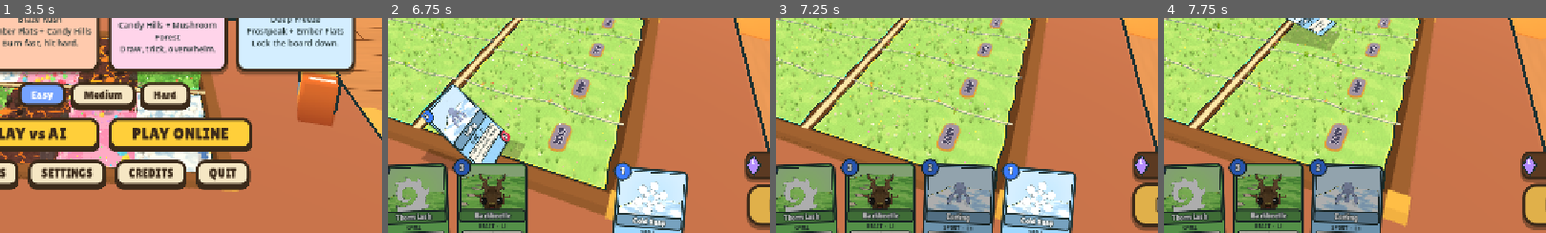
Above: before the commit, frames 1-4 (left to right).
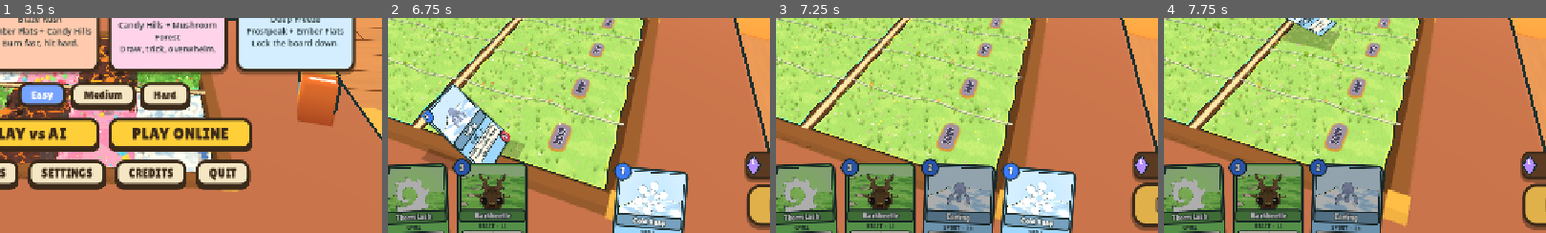
Above: after the commit, the same moments.

Repository: muriarty1893/cardwards
Game: Godot game, scene res://menus/main_menu.tscn
Same seed, same stepped clock (60 frames per second), same inputs: the game is played once before the commit and once after it.
Inputs (mouse positions are % of the whole screen's width and height, from its top left):
- Up to frame 1 (3.5 s): click "PLAY ONLINE" at 0.5 s; click (43, 61) at 1.27 s; type "12" at 1.35 s; click "Easy" at 2 s; click "Easy" at 2.75 s
- Up to frame 2 (6.75 s): click "PLAY vs AI" at 3.5 s; tap Enter at 4.25 s; drag from (29, 97) to (60, 28) at 4.27 s; drag from (40, 96) to (45, 70) at 5.02 s; move the mouse to (50, 95) at 5.77 s; hold Right 5.78-6.5 s; hold E 5.78-6.5 s; click (50, 95) at 5.92 s; drag from (60, 96) to (20, 35) at 6.52 s
- Up to frame 3 (7.25 s): no input
- Up to frame 4 (7.75 s): drag from (71, 97) to (55, 50) at 7.27 s
The pictures show only the part of the screen within x 36-86%, y 50-100%; the shares and areas given below are measured in that part.

Frame 1 is identical in both runs. In frame 2, 0.2% of the frame differs, in the area x 21-28%, y 51-66%; in frame 3, less than 0.1%; in frame 4, less than 0.1%.

Commit message:
feat: bold keywords on cards, rules notes beside enlarged cards, Combo glow, gold Star Shard rim
Co-Authored-By: Claude Opus 5.5 <noreply@anthropic.com>

Diff:
--- a/core/card_text.gd
+++ b/core/card_text.gd
@@ -35,6 +35,24 @@
 
 ## One "Name: rule" line per mechanic the card uses; empty if none.
 static func tooltip(c: CardData) -> String:
+	var lines: Array[String] = []
+	for k: StringName in mechanics(c):
+		lines.append("%s: %s" % [Keywords.NAMES[k], Keywords.RULES[k]])
+	if c.tribe != &"":
+		lines.append("%s: %s" % [Tribes.NAMES[c.tribe], Tribes.rules_text(c.tribe)])
+	return "\n".join(lines)
+
+
+## True when one of the card's effects needs Combo.
+static func has_combo(c: CardData) -> bool:
+	for e: EffectData in c.effects:
+		if e.combo:
+			return true
+	return false
+
+
+## The mechanics (Keywords.NAMES keys) the card uses, in the order its notes list them.
+static func mechanics(c: CardData) -> Array[StringName]:
 	var used: Array[StringName] = []
 	for k: StringName in Keywords.ORDER:
 		if k in c.keywords:
@@ -57,12 +75,7 @@
 			used.append(&"level_up")
 	if c.field:
 		used.push_front(&"field")
-	var lines: Array[String] = []
-	for k: StringName in used:
-		lines.append("%s: %s" % [Keywords.NAMES[k], Keywords.RULES[k]])
-	if c.tribe != &"":
-		lines.append("%s: %s" % [Tribes.NAMES[c.tribe], Tribes.rules_text(c.tribe)])
-	return "\n".join(lines)
+	return used
 
 
 static func _render(c: CardData, bold: bool) -> String:
--- a/core/rules_stamp.gd
+++ b/core/rules_stamp.gd
@@ -2,4 +2,4 @@
 extends RefCounted
 ## Generated by tools/stamp_rules.gd: md5 of the core/*.gd sources. Do not edit.
 
-const HASH := "00204c6d2c152aaa0d04848b2fd17e03"
+const HASH := "7aac1025a4bb5f56d145ab1be04bca2b"
--- a/tests/test_ui_layout.gd
+++ b/tests/test_ui_layout.gd
@@ -62,7 +62,7 @@
 		w.setup(c, 0)
 		assert_true(w.art_texture() != null, "art for %s" % c.id)
 		if CardText.render(c) != "":
-			assert_eq(w.text_label().text, CardText.render(c), "rules text on %s" % c.id)
+			assert_eq(w.text_label().get_parsed_text(), CardText.render(c), "rules text on %s" % c.id)
 		w.free()
 	return true
 
@@ -218,3 +218,56 @@
 						assert_true(not r.has_point(s), "tile p%d l%d corner clear of HUD panel %s (%s)" % [p, l, r, s])
 	m.queue_free()
 	return true
+
+
+func test_card_text_bold_and_tooltip() -> bool:
+	var w := CardWidget.new()
+	w.setup(CardDB.card(&"mossback"), -1)
+	assert_true("[b]Guard[/b]" in w.text_label().text, "Guard in bold (%s)" % w.text_label().text)
+	assert_true("Guard:" in w.tooltip_text, "tooltip has the Guard rule")
+	w.free()
+	return true
+
+
+func test_hand_notes_beside_hovered_card() -> bool:
+	var tree := Engine.get_main_loop() as SceneTree
+	var hand := Hand.new()
+	tree.root.add_child(hand)
+	hand.size = Vector2(1280, 720)
+	var cards: Array[CardData] = [CardDB.card(&"mossback"), CardDB.card(&"fireball"), CardDB.card(&"gumdrop")]
+	hand.show_hand(cards, [true, true, true] as Array[bool])
+	hand.hover(0)
+	await tree.process_frame
+	var n: KeywordNotes = hand.notes()
+	assert_true(n != null, "notes for Mossback")
+	if n:
+		var r := Rect2(n.global_position, n.size)
+		assert_true(Rect2(Vector2.ZERO, hand.size).encloses(r), "notes on screen (%s)" % r)
+		assert_true(not r.intersects(hand.hovered_rect()), "notes beside the card, not over it")
+	hand.hover(-1)
+	await tree.process_frame
+	assert_true(hand.notes() == null, "notes gone when nothing is hovered")
+	hand.queue_free()
+	await tree.process_frame
+	return true
+
+
+func test_combo_glow_only_on_combo_cards() -> bool:
+	var combo: CardData = null
+	for c: CardData in CardDB.collectible_cards():
+		if CardText.has_combo(c):
+			combo = c
+			break
+	assert_true(combo != null, "some card has Combo")
+	var hand := Hand.new()
+	(Engine.get_main_loop() as SceneTree).root.add_child(hand)
+	hand.size = Vector2(1280, 720)
+	hand.show_hand([combo, CardDB.card(&"mossback")] as Array[CardData], [true, true] as Array[bool])
+	var ws: Array = hand.get_children().filter(func(x: Node) -> bool: return x is CardWidget)
+	hand.set_combo(true)
+	assert_true((ws[0] as CardWidget).combo_on(), "combo card glows")
+	assert_true(not (ws[1] as CardWidget).combo_on(), "other card doesn't")
+	hand.set_combo(false)
+	assert_true(not (ws[0] as CardWidget).combo_on(), "glow off")
+	hand.queue_free()
+	return true
--- a/view/match.gd
+++ b/view/match.gd
@@ -413,6 +413,7 @@
 			tops.append(d[d.size() - 1] if not d.is_empty() else null)
 		stacks.set_counts([state.players[0].deck.size(), state.players[1].deck.size()], [state.players[0].discard.size(), state.players[1].discard.size()], tops)
 	hand.show_hand(state.players[HUMAN].hand, hand_playable(), hand_costs())
+	hand.set_combo(state.active == HUMAN and state.players[HUMAN].cards_played > 0)
 	var only_end: bool = state.active == HUMAN and state.phase == GameState.Phase.MAIN and Rules.legal_actions(state).size() == 1
 	hud.set_end_turn_pulse(only_end and not busy)
 	var paused: bool = hud.is_paused()
--- a/view/ui/card_widget.gd
+++ b/view/ui/card_widget.gd
@@ -22,7 +22,9 @@
 var card: CardData
 var index: int = -1
 var _art: TextureRect
-var _text: Label
+var _text: RichTextLabel
+var _combo: Panel
+static var _bold: FontVariation
 var _cost: Label
 ## Cost shown on the gem (the printed cost unless set_cost lowered it).
 var _shown_cost: int = 0
@@ -37,6 +39,11 @@
 	mouse_filter = Control.MOUSE_FILTER_STOP
 	var land: Color = Palette.LAND_CARD[c.land]
 	var frame := _panel(Rect2(Vector2.ZERO, SIZE), land, 4, 12)
+	if c.land == CardData.Land.NEUTRAL:
+		# Neutral cards (Star Shard) get a gold rim.
+		var fsb := frame.get_theme_stylebox("panel") as StyleBoxFlat
+		fsb.border_color = Palette.GOLD.darkened(0.35)
+		fsb.set_border_width_all(6)
 	add_child(frame)
 	# Picture window.
 	var art_back := _panel(ART.grow(2), Palette.INK, 0, 8)
@@ -71,14 +78,25 @@
 	var paper := _panel(text_rect, Palette.PAPER, 2, 6)
 	frame.add_child(paper)
 	var rules: String = CardText.render(c)
-	_text = UiStyle.label(rules, 10 if rules.length() <= 34 else 9, Palette.INK)
+	# Rich text so mechanic names are bold; the rules of each show as a tooltip and in KeywordNotes.
+	var fs: int = 10 if rules.length() <= 34 else 9
+	_text = RichTextLabel.new()
+	_text.bbcode_enabled = true
+	_text.scroll_active = false
 	_text.autowrap_mode = TextServer.AUTOWRAP_WORD_SMART
 	_text.horizontal_alignment = HORIZONTAL_ALIGNMENT_CENTER
 	_text.vertical_alignment = VERTICAL_ALIGNMENT_CENTER
+	_text.mouse_filter = Control.MOUSE_FILTER_IGNORE
+	_text.add_theme_font_size_override("normal_font_size", fs)
+	_text.add_theme_font_size_override("bold_font_size", fs)
+	_text.add_theme_font_override("bold_font", bold_font())
+	_text.add_theme_color_override("default_color", Palette.INK)
+	_text.add_theme_constant_override("line_separation", -2)
+	_text.text = CardText.render_bbcode(c)
 	_text.position = Vector2(3, 0)
 	_text.size = text_rect.size - Vector2(6, 0)
-	_text.add_theme_constant_override("line_spacing", -2)
 	paper.add_child(_text)
+	tooltip_text = CardText.tooltip(c)
 	paper.visible = rules != ""
 	var gem := _gem(Vector2(-8, -8), 36, Palette.MAGIC, str(c.cost), 18)
 	add_child(gem)
@@ -93,8 +111,48 @@
 	return _art.texture
 
 
-func text_label() -> Label:
+func text_label() -> RichTextLabel:
 	return _text
+
+
+## The default font, emboldened (works on the web too, where there are no system fonts).
+static func bold_font() -> FontVariation:
+	if _bold == null:
+		_bold = FontVariation.new()
+		_bold.base_font = ThemeDB.fallback_font
+		_bold.variation_embolden = 0.9
+	return _bold
+
+
+## Gold glow around a Combo card while its Combo is on (you already played a card this turn).
+func set_combo(on: bool) -> void:
+	if not on and _combo == null:
+		return
+	if _combo == null:
+		_combo = Panel.new()
+		_combo.name = "ComboGlow"
+		_combo.mouse_filter = Control.MOUSE_FILTER_IGNORE
+		_combo.position = Vector2(-5, -5)
+		_combo.size = SIZE + Vector2(10, 10)
+		_combo.show_behind_parent = false
+		var sb := StyleBoxFlat.new()
+		sb.bg_color = Color(0, 0, 0, 0)
+		sb.border_color = Palette.GOLD
+		sb.set_border_width_all(4)
+		sb.set_corner_radius_all(15)
+		sb.shadow_color = Color(Palette.GOLD, 0.8)
+		sb.shadow_size = 10
+		_combo.add_theme_stylebox_override("panel", sb)
+		add_child(_combo)
+		move_child(_combo, 0)
+		var tw := _combo.create_tween().set_loops()
+		tw.tween_property(_combo, "modulate:a", 0.55, 0.6).set_trans(Tween.TRANS_SINE)
+		tw.tween_property(_combo, "modulate:a", 1.0, 0.6).set_trans(Tween.TRANS_SINE)
+	_combo.visible = on
+
+
+func combo_on() -> bool:
+	return _combo != null and _combo.visible
 
 
 func cost_label() -> Label:
--- a/view/ui/hand.gd
+++ b/view/ui/hand.gd
@@ -34,6 +34,9 @@
 var _shown: Array[CardData] = []
 var _hover: int = -1
 var _drag: int = -1
+## Rules notes beside the hovered card (null when none is hovered or it has no mechanics).
+var _notes: KeywordNotes
+var _notes_for: int = -1
 var enabled: bool = true
 ## Where the last dragged card was released (playback flies the card from here).
 var last_drop_pos: Vector2 = Vector2.ZERO
@@ -57,6 +60,7 @@
 	_cards.clear()
 	_hover = -1
 	_drag = -1
+	_notes_for = -2
 	_hide_3d()
 	for i: int in cards.size():
 		var w := CardWidget.new()
@@ -137,6 +141,45 @@
 			w.position = pos
 			w.scale = sc
 			w.rotation = rot
+	_update_notes()
+
+
+## Shows the keyword notes beside the hovered card (not while dragging).
+func _update_notes() -> void:
+	var want: int = _hover if _drag < 0 and _hover >= 0 and _hover < _cards.size() else -1
+	if want == _notes_for:
+		if is_instance_valid(_notes):
+			_place_notes()
+		return
+	_notes_for = want
+	if is_instance_valid(_notes):
+		_notes.queue_free()
+	_notes = null
+	if want < 0:
+		return
+	_notes = KeywordNotes.make(_cards[want].card)
+	if _notes == null:
+		return
+	_notes.z_index = 12
+	add_child(_notes)
+	_notes.reset_size()
+	_place_notes()
+
+
+func _place_notes() -> void:
+	_notes.reset_size()
+	_notes.position = KeywordNotes.place(_hover_rect(_notes_for), _notes.size, size)
+
+
+## The notes shown beside the hovered card, or null.
+func notes() -> KeywordNotes:
+	return _notes if is_instance_valid(_notes) else null
+
+
+## Lights Combo cards while Combo is on (the player already played a card this turn).
+func set_combo(on: bool) -> void:
+	for w: CardWidget in _cards:
+		w.set_combo(on and CardText.has_combo(w.card))
 
 
 func _notification(what: int) -> void:
--- /dev/null
+++ b/view/ui/keyword_notes.gd
@@ -0,0 +1,94 @@
+class_name KeywordNotes
+extends VBoxContainer
+## Small parchment notes beside an enlarged card, one per mechanic it uses ("Guard: Enemies must
+## attack a Guard first…"), with the keyword's icon. Like the keyword boxes next to a big card in
+## Hearthstone: the player never has to know the rules by heart.
+
+const WIDTH := 210.0
+const GAP := 8.0
+
+var card: CardData
+
+
+## Notes for `c`, or null when the card uses no mechanics and has no tribe.
+static func make(c: CardData) -> KeywordNotes:
+	var keys: Array[StringName] = CardText.mechanics(c)
+	if keys.is_empty() and c.tribe == &"":
+		return null
+	var n := KeywordNotes.new()
+	n.card = c
+	n.mouse_filter = Control.MOUSE_FILTER_IGNORE
+	n.add_theme_constant_override("separation", 4)
+	n.custom_minimum_size = Vector2(WIDTH, 0)
+	for k: StringName in keys:
+		n.add_child(_note(VisualDB.keyword_icon(k), Keywords.NAMES[k], Keywords.RULES[k], VisualDB.KEYWORD_COLORS.get(k, UiStyle.WOOD)))
+	if c.tribe != &"":
+		n.add_child(_note(null, Tribes.NAMES[c.tribe], Tribes.rules_text(c.tribe), UiStyle.WOOD))
+	return n
+
+
+## Rect for notes of `size_` beside a card shown at `card_rect`: to its right, or left when that
+## would leave the screen; nudged up so it stays on screen.
+static func place(card_rect: Rect2, size_: Vector2, screen: Vector2) -> Vector2:
+	var x: float = card_rect.end.x + GAP
+	if x + size_.x > screen.x - 4.0:
+		x = card_rect.position.x - GAP - size_.x
+	var y: float = clampf(card_rect.position.y, 4.0, maxf(4.0, screen.y - size_.y - 4.0))
+	return Vector2(x, y)
+
+
+static func _note(icon: Texture2D, title: String, rule: String, col: Color) -> PanelContainer:
+	var p := PanelContainer.new()
+	p.mouse_filter = Control.MOUSE_FILTER_IGNORE
+	var sb := StyleBoxFlat.new()
+	sb.bg_color = UiStyle.PARCHMENT
+	sb.border_color = UiStyle.WOOD_INK
+	sb.set_border_width_all(3)
+	sb.set_corner_radius_all(10)
+	sb.set_content_margin_all(6)
+	sb.shadow_color = Color(UiStyle.WOOD_INK, 0.35)
+	sb.shadow_offset = Vector2(0, 3)
+	p.add_theme_stylebox_override("panel", sb)
+	var row := HBoxContainer.new()
+	row.add_theme_constant_override("separation", 6)
+	row.mouse_filter = Control.MOUSE_FILTER_IGNORE
+	p.add_child(row)
+	if icon:
+		row.add_child(KeywordNotes.icon_chip(icon, col, 26.0))
+	var col_box := VBoxContainer.new()
+	col_box.add_theme_constant_override("separation", 0)
+	col_box.size_flags_horizontal = Control.SIZE_EXPAND_FILL
+	col_box.mouse_filter = Control.MOUSE_FILTER_IGNORE
+	row.add_child(col_box)
+	var t := UiStyle.title(UiStyle.label(title, 15, UiStyle.WOOD_INK)) as Label
+	col_box.add_child(t)
+	var r := UiStyle.label(rule, 12, Palette.INK)
+	r.autowrap_mode = TextServer.AUTOWRAP_WORD_SMART
+	r.custom_minimum_size = Vector2(WIDTH - 52.0, 0)
+	col_box.add_child(r)
+	return p
+
+
+## A round coloured chip with a white icon (keyword badges on tags and notes).
+static func icon_chip(icon: Texture2D, col: Color, d: float) -> Panel:
+	var chip := Panel.new()
+	chip.custom_minimum_size = Vector2(d, d)
+	chip.size = Vector2(d, d)
+	chip.size_flags_vertical = Control.SIZE_SHRINK_BEGIN
+	chip.mouse_filter = Control.MOUSE_FILTER_IGNORE
+	var sb := StyleBoxFlat.new()
+	sb.bg_color = col
+	sb.border_color = Palette.INK
+	sb.set_border_width_all(2)
+	sb.set_corner_radius_all(int(d / 2.0))
+	chip.add_theme_stylebox_override("panel", sb)
+	var tr := TextureRect.new()
+	tr.name = "Icon"
+	tr.texture = icon
+	tr.expand_mode = TextureRect.EXPAND_IGNORE_SIZE
+	tr.stretch_mode = TextureRect.STRETCH_KEEP_ASPECT_CENTERED
+	tr.position = Vector2(d, d) * 0.17
+	tr.size = Vector2(d, d) * 0.66
+	tr.mouse_filter = Control.MOUSE_FILTER_IGNORE
+	chip.add_child(tr)
+	return chip
--- a/view/ui/unit_overlay.gd
+++ b/view/ui/unit_overlay.gd
@@ -18,6 +18,7 @@
 var _bars: Array[Array] = []
 var _badges: Array[Array] = []
 var _hover: CardWidget
+var _hover_notes: KeywordNotes
 var _hover_key: String = ""
 ## The enlarged card lives on its own layer above the HUD so nothing covers it.
 var _hover_layer: CanvasLayer
@@ -216,6 +217,9 @@
 	if _hover:
 		_hover.queue_free()
 		_hover = null
+	if _hover_notes:
+		_hover_notes.queue_free()
+		_hover_notes = null
 	if hit.is_empty():
 		return
 	var lane: GameState.LaneState = _m.state.players[hit["player"]].lanes[hit["lane"]]
@@ -233,6 +237,16 @@
 		return
 	var at: Vector2 = _m.rig.camera.unproject_position((view as Node3D).global_position + Vector3(0, 0.6, 0))
 	_hover.position = hover_rect(at, size, _m.hud.corner_rects(), size.y - Hud.HAND_STRIP_H).position
+	_hover_notes = KeywordNotes.make(c)
+	if _hover_notes:
+		_hover_layer.add_child(_hover_notes)
+		_hover_notes.reset_size()
+		_hover_notes.position = KeywordNotes.place(Rect2(_hover.position, CardWidget.SIZE * HOVER_SCALE), _hover_notes.size, size)
+
+
+## The notes beside the enlarged board card, or null.
+func hover_notes() -> KeywordNotes:
+	return _hover_notes
 
 
 # --- Widgets -----------------------------------------------------------------
Not shown, added: view/ui/keyword_notes.gd.uid
